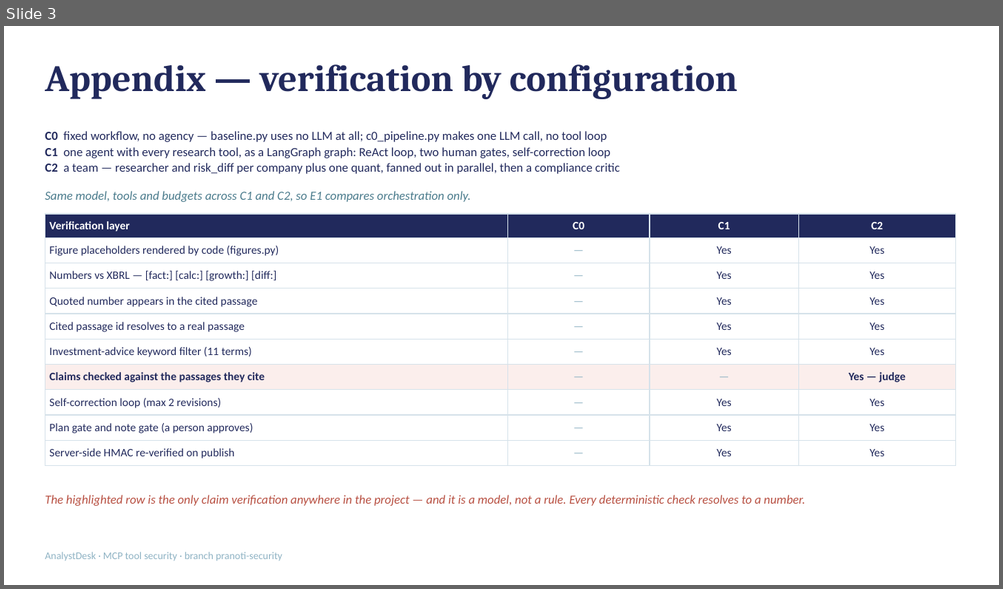
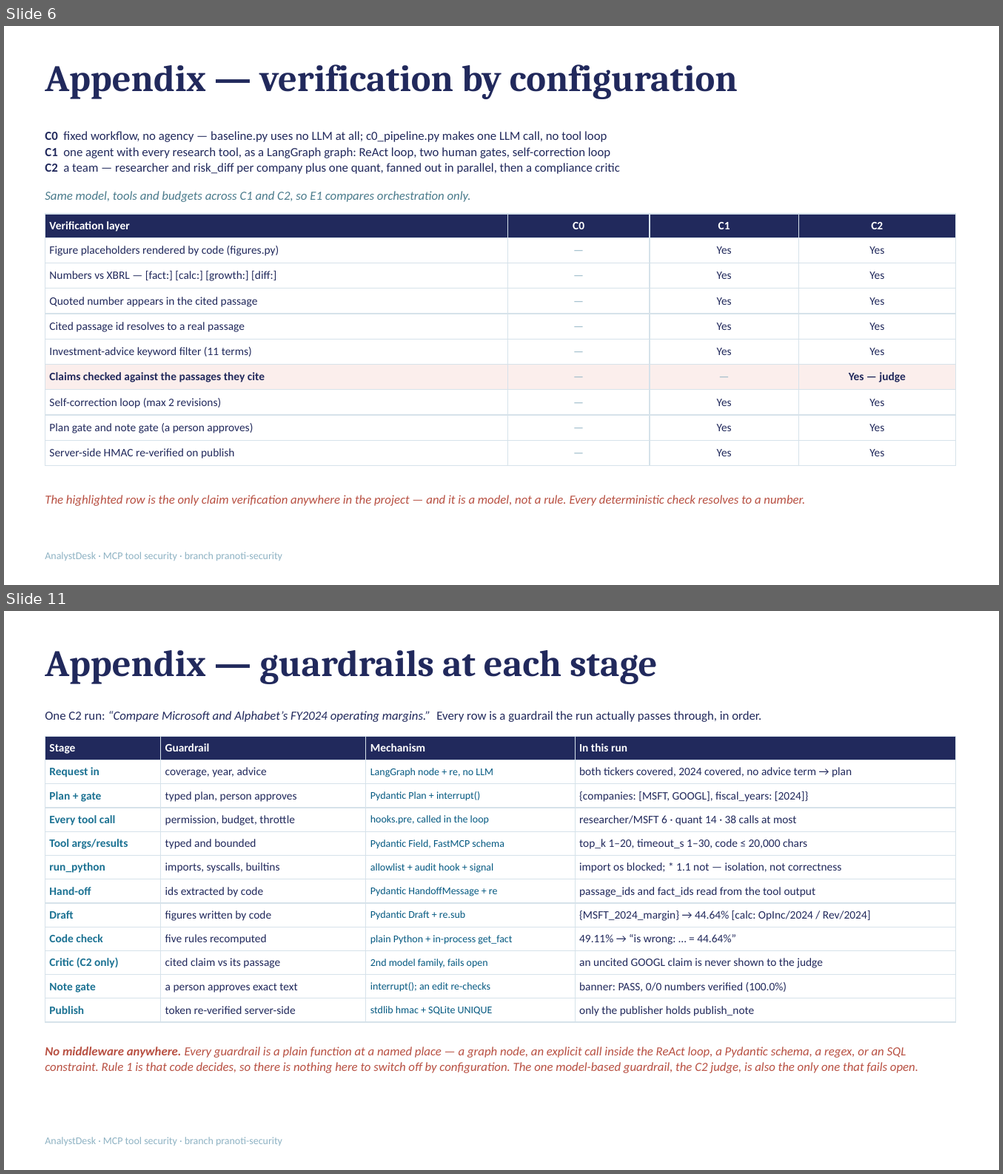
Before and after one commit to tshubhi24-dot/Capstone_IITB_2026, a slide deck: jayshree/analyst_desk/docs/presentation.pptx. Shown one above the other, each under a label of ours: slide 3 before the commit, slides 6 and 11 after it; the slides between them are not shown. The pictures are 1003x589 and 1003x1174 pixels, drawn with LibreOffice and Linux fonts; fonts in the diff are those of the drawing. Boxes give left, top, right and bottom in pixels: in the first picture for what was removed or moved away, otherwise in the second. Text is boxed around its words. In the diff, an @@ line names an element or a change of style, - is before the commit and + after.

Commit message:
Save work before switching account

```diff
--- a/jayshree/analyst_desk/docs/presentation.pptx
+++ b/jayshree/analyst_desk/docs/presentation.pptx
@@ slide 11 added at [4,611,999,1170], background #FFFFFF; not listed: 1 template element that a slide beside it also shows @@
@@ title added at [45,650,657,684], 36 pt, text #21295C, bold @@
+Appendix — guardrails at each stage
@@ text added at [45,711,761,722], 12 pt, text #21295C @@
+One C2 run: “Compare Microsoft and Alphabet’s FY2024 operating margins.” Every row is a guardrail the run actually passes through, in order.
@@ table added at [45,736,956,1019], 12 rows, 4 columns @@
+Stage | Guardrail | Mechanism | In this run
+Request in | coverage, year, advice | LangGraph node + re, no LLM | both tickers covered, 2024 covered, no advice term → plan
+Plan + gate | typed plan, person approves | Pydantic Plan + interrupt() | {companies: [MSFT, GOOGL], fiscal_years: [2024]}
+Every tool call | permission, budget, throttle | hooks.pre, called in the loop | researcher/MSFT 6 · quant 14 · 38 calls at most
+Tool args/results | typed and bounded | Pydantic Field, FastMCP schema | top_k 1–20, timeout_s 1–30, code ≤ 20,000 chars
+run_python | imports, syscalls, builtins | allowlist + audit hook + signal | import os blocked; * 1.1 not — isolation, not correctness
+Hand-off | ids extracted by code | Pydantic HandoffMessage + re | passage_ids and fact_ids read from the tool output
+Draft | figures written by code | Pydantic Draft + re.sub | {MSFT_2024_margin} → 44.64% [calc: OpInc/2024 / Rev/2024]
+Code check | five rules recomputed | plain Python + in-process get_fact | 49.11% → “is wrong: … = 44.64%”
+Critic (C2 only) | cited claim vs its passage | 2nd model family, fails open | an uncited GOOGL claim is never shown to the judge
+Note gate | a person approves exact text | interrupt(); an edit re-checks | banner: PASS, 0/0 numbers verified (100.0%)
+Publish | token re-verified server-side | stdlib hmac + SQLite UNIQUE | only the publisher holds publish_note
@@ text added at [45,1047,918,1073], 12 pt, text #B85042, italic @@
+No middleware anywhere. Every guardrail is a plain function at a named place — a graph node, an explicit call inside the ReAct loop, a Pydantic schema, a regex, or an SQL constraint. Rule 1 is that code decides, so there is nothing here to switch off by configuration. The one model-based guardrail, the C2 judge, is also the only one that fails open.
@@ what was slide 3 is now slide 6 @@
```
Also in this commit, not shown: 7 other slides added, 14 other files.
